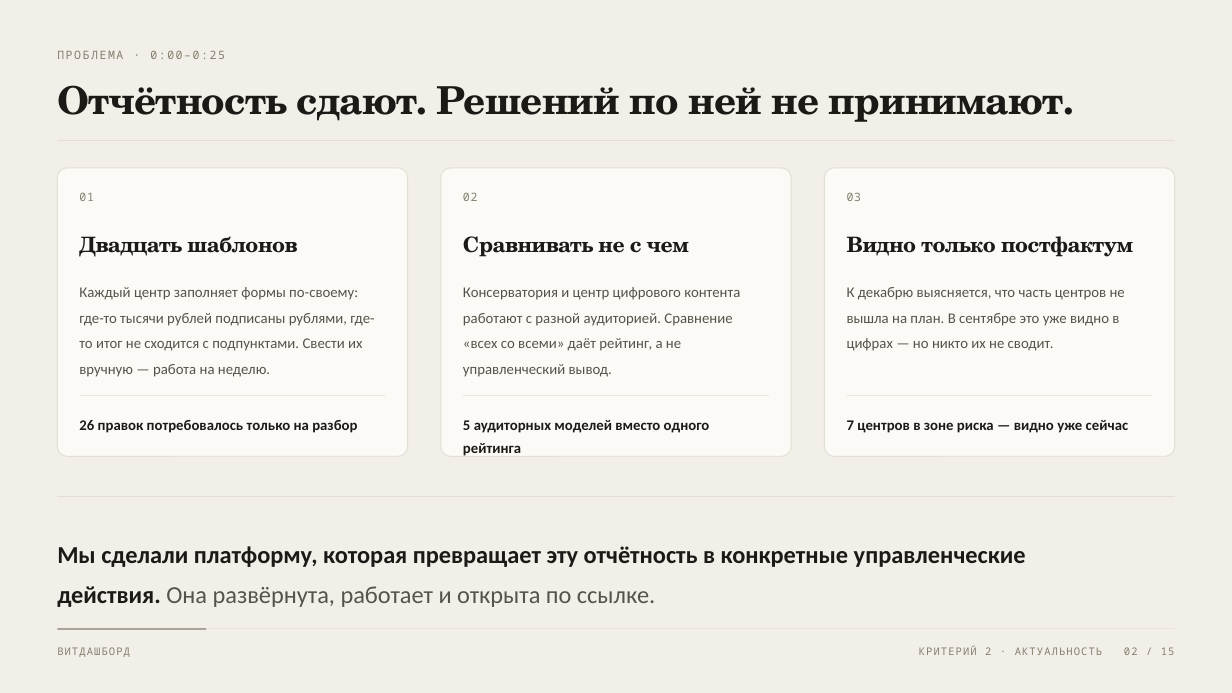
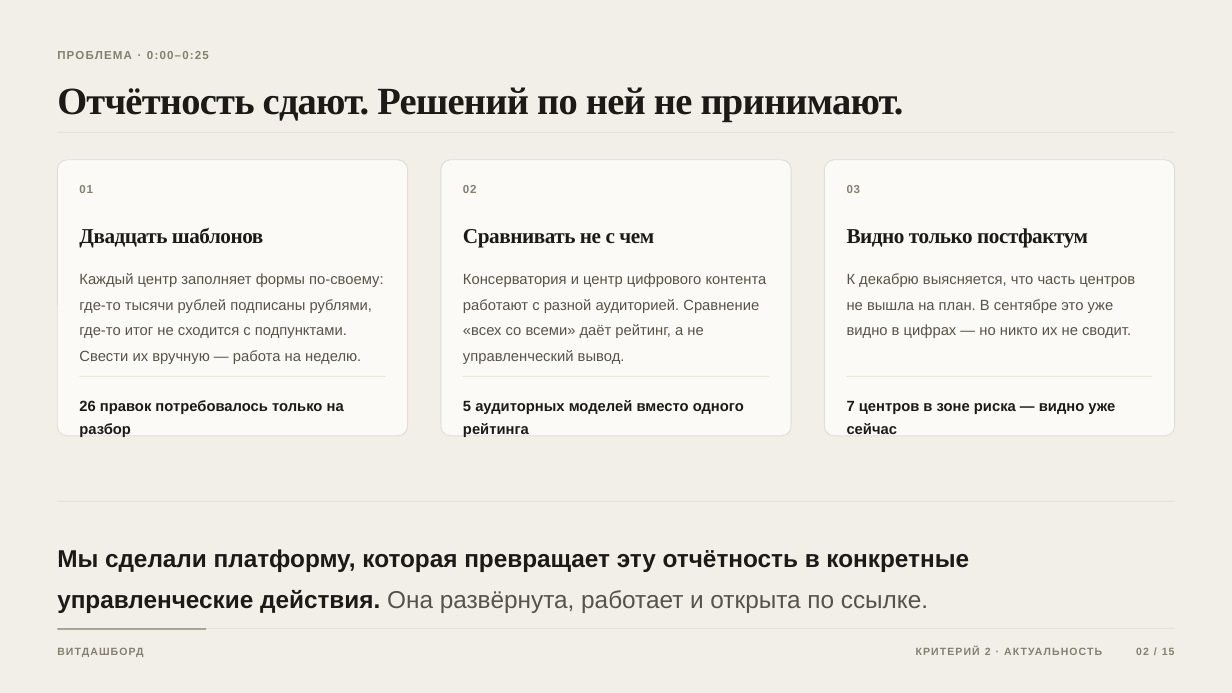
Before and after one commit to justririll/hakaton-kek, a slide deck: slide 2 of presentation/vitdashboard-7min.pptx. Drawn at 1232x693 pixels with LibreOffice and Linux fonts; fonts in the diff are those of the drawing. Boxes give left, top, right and bottom in pixels: in the first picture for what was removed or moved away, otherwise in the second. Text is boxed around its words. In the diff, an @@ line names an element or a change of style, - is before the commit and + after.

```diff
--- a/presentation/vitdashboard-7min.pptx
+++ b/presentation/vitdashboard-7min.pptx
@@ text "ПРОБЛЕМА · 0:00–0:25" at (x1=147, y1=51, x2=166, y2=59): font Noto Sans Mono to Arial, letter spacing 1.2 to 0.9 pt, bold on @@
@@ 3 texts, 1 rectangle moved together from (x1=57, y1=140, x2=1175, y2=201) to (x1=57, y1=132, x2=1175, y2=193) @@
@@ rounded rectangle resized from (x1=57, y1=168, x2=408, y2=457) to (x1=57, y1=160, x2=408, y2=436) @@
@@ rounded rectangle resized from (x1=441, y1=168, x2=791, y2=457) to (x1=441, y1=160, x2=791, y2=436) @@
@@ rounded rectangle resized from (x1=824, y1=168, x2=1175, y2=457) to (x1=824, y1=160, x2=1175, y2=436) @@
@@ font Noto Sans Mono to Arial, bold on in 6 elements at (x1=57, y1=645, x2=1175, y2=661), (x1=1136, y1=648, x2=1175, y2=655), (x1=985, y1=648, x2=991, y2=655), (x1=79, y1=185, x2=93, y2=193), (x1=463, y1=185, x2=477, y2=193), (x1=847, y1=185, x2=861, y2=193) @@
@@ text "Двадцать шаблонов" moved from (x1=79, y1=236, x2=297, y2=257) to (x1=79, y1=228, x2=264, y2=248) @@
@@ text "Сравнивать не с чем" moved from (x1=463, y1=236, x2=689, y2=257) to (x1=463, y1=229, x2=654, y2=248) @@
@@ font TeX Gyre Schola to Times New Roman in 4 elements at (x1=57, y1=87, x2=904, y2=122), (x1=79, y1=228, x2=264, y2=248), (x1=463, y1=229, x2=654, y2=248), (x1=847, y1=228, x2=1088, y2=248) @@
@@ text "Видно только постфактум" moved from (x1=847, y1=236, x2=1133, y2=257) to (x1=847, y1=228, x2=1088, y2=248) @@
@@ text "Каждый центр заполняет формы по-своему: ..." moved from (x1=79, y1=287, x2=374, y2=377) to (x1=79, y1=273, x2=383, y2=364) @@
@@ text "Консерватория и центр цифрового контента ..." moved from (x1=463, y1=287, x2=740, y2=377) to (x1=463, y1=273, x2=767, y2=364) @@
@@ text "К декабрю выясняется, что часть ..." moved from (x1=847, y1=287, x2=1125, y2=351) to (x1=847, y1=273, x2=1135, y2=338) @@
@@ 3 rectangles, 1 text moved together from (x1=79, y1=396, x2=1153, y2=456) to (x1=79, y1=376, x2=1153, y2=437) @@
@@ text "26 правок потребовалось только на ..." moved from (x1=79, y1=420, x2=357, y2=433) to (x1=79, y1=400, x2=344, y2=437) @@
@@ font Calibri to Arial in 7 elements at (x1=57, y1=549, x2=969, y2=613), (x1=847, y1=273, x2=1135, y2=338), (x1=79, y1=273, x2=383, y2=364), (x1=463, y1=273, x2=767, y2=364), (x1=79, y1=400, x2=344, y2=437), (x1=847, y1=401, x2=1115, y2=434), (x1=463, y1=400, x2=744, y2=437) @@
@@ text "7 центров в зоне риска ..." moved from (x1=847, y1=420, x2=1129, y2=433) to (x1=847, y1=401, x2=1115, y2=434) @@
@@ rectangle moved from (x1=57, y1=496, x2=1175, y2=497) to (x1=57, y1=501, x2=1175, y2=502) @@
```
Also in this commit, not shown: 14 other slides changed, 7 other files.
